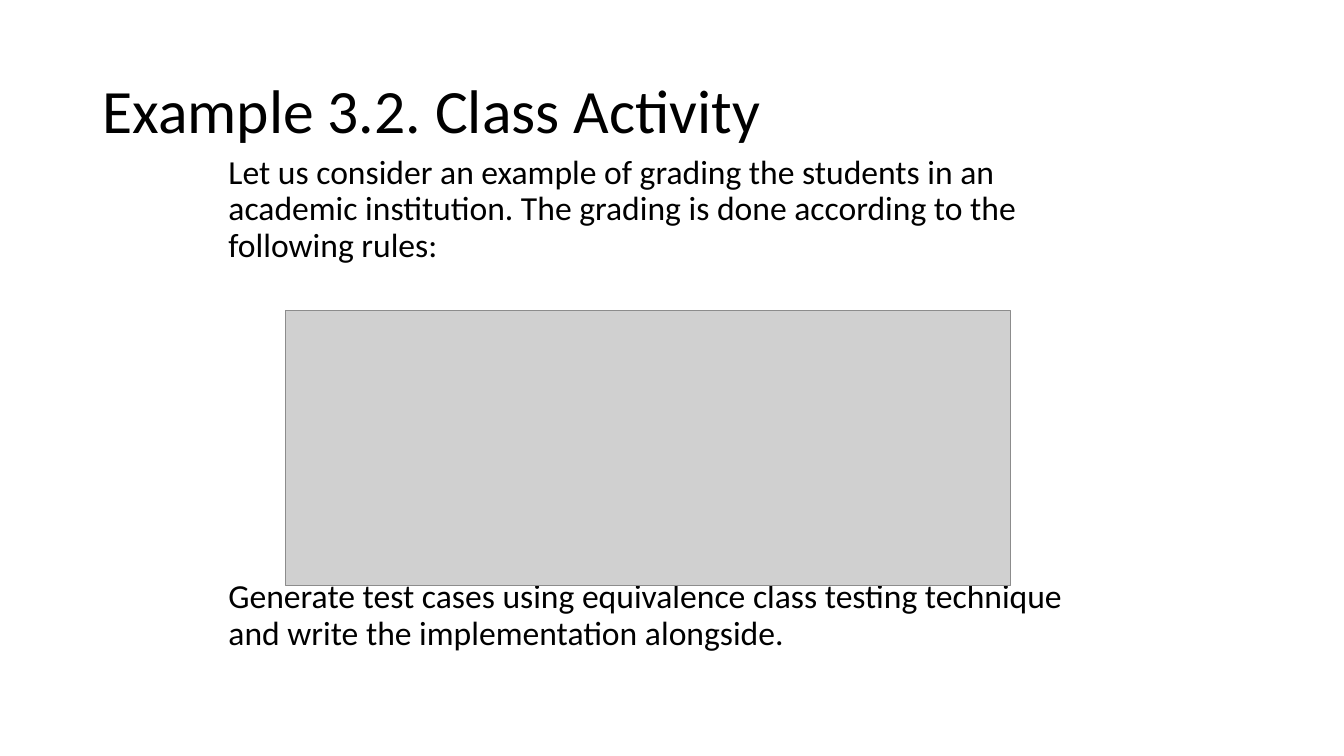
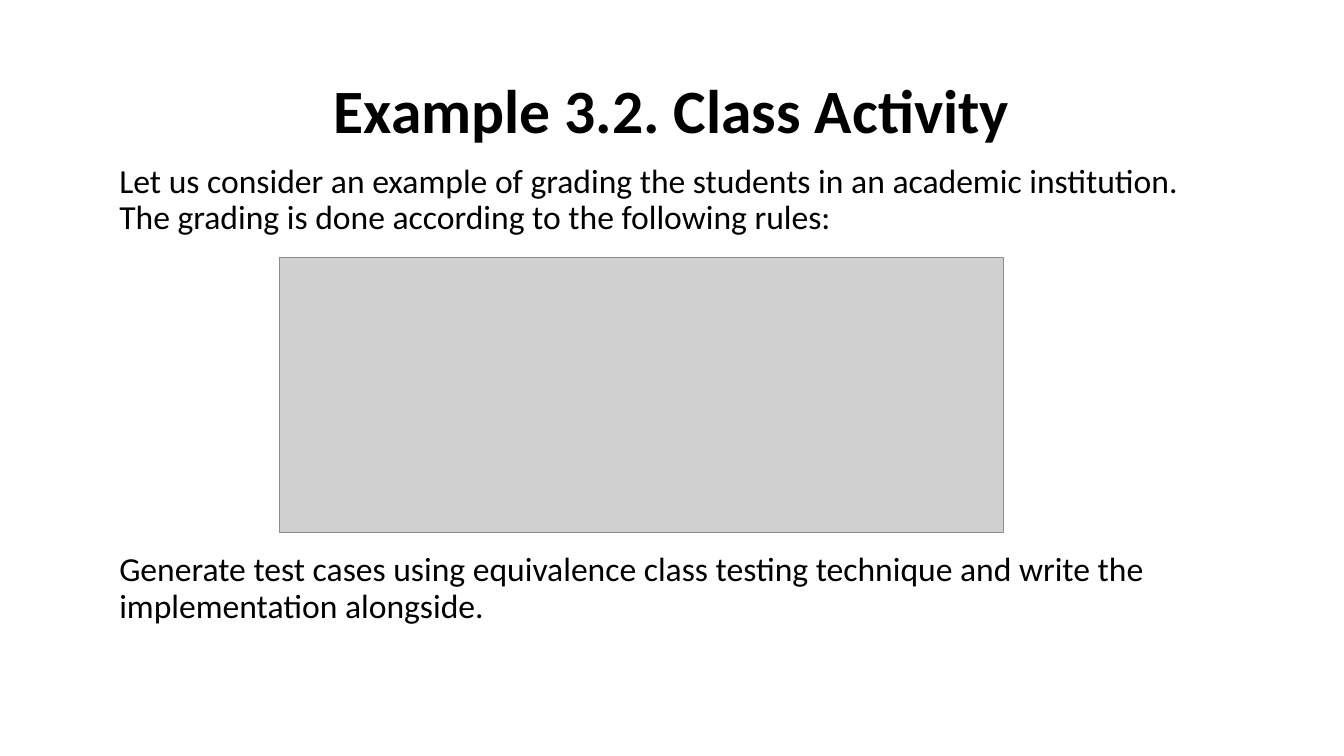
Before and after one commit to nashurgessa/Software-Testing-batch-2022-23, a slide deck: slide 13 of slides/L8_Equivalence Partitioning .pptx (slide 14 before the commit). Drawn at 1344x756 pixels with LibreOffice and Linux fonts; fonts in the diff are those of the drawing; grey boxes stand for pictures. Boxes give left, top, right and bottom in pixels: in the first picture for what was removed or moved away, otherwise in the second. Text is boxed around its words. In the diff, an @@ line names an element or a change of style, - is before the commit and + after.

```diff
--- a/slides/L8_Equivalence Partitioning .pptx
+++ b/slides/L8_Equivalence Partitioning .pptx
@@ title "Example 3.2. Class Activity" at box(334, 89, 1009, 143): bold on; alignment left to centre @@
@@ text "Let us consider an example ..." rewrapped from box(228, 160, 1062, 651) to box(119, 169, 1177, 624) @@
@@ picture: place and size @@
-picture at box(285, 311, 1010, 586)
+picture at box(279, 258, 1004, 533)
```
Also in this commit, not shown: 7 other slides changed, 1 slide added, 2 slides removed, 12 other files.
